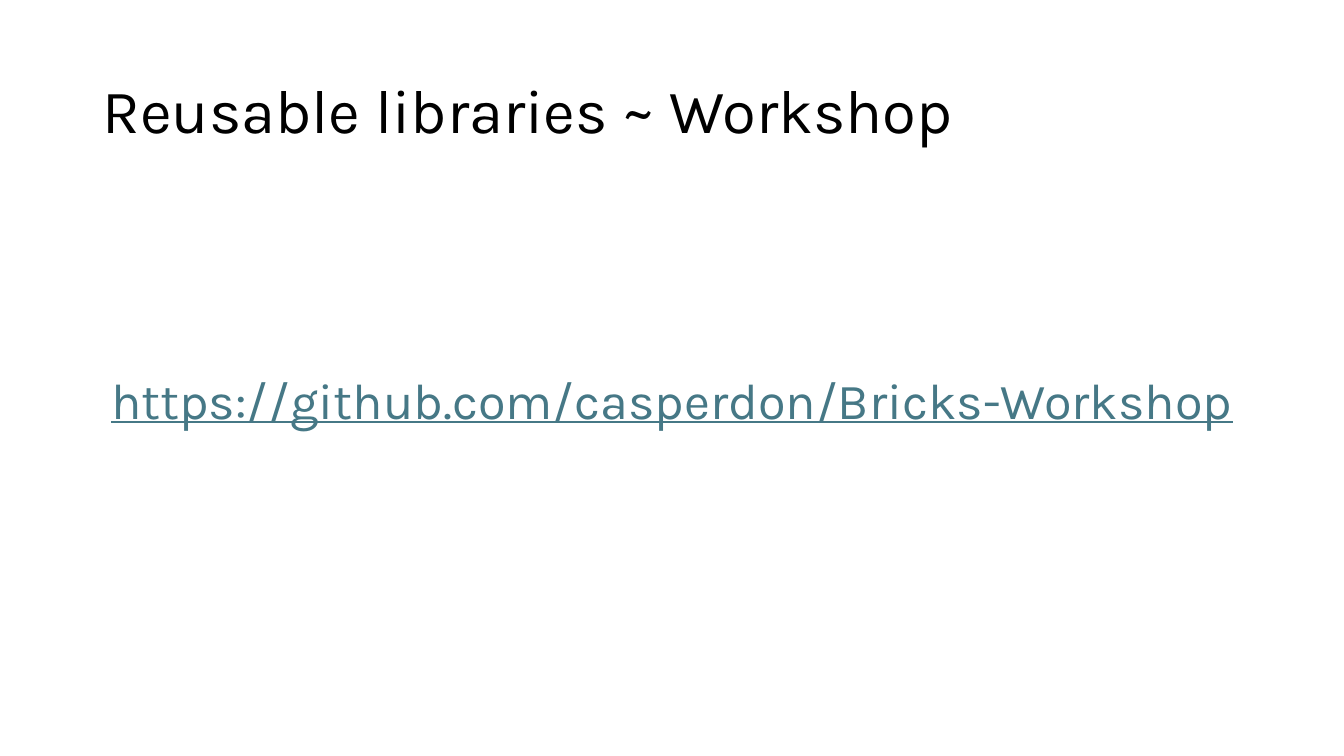
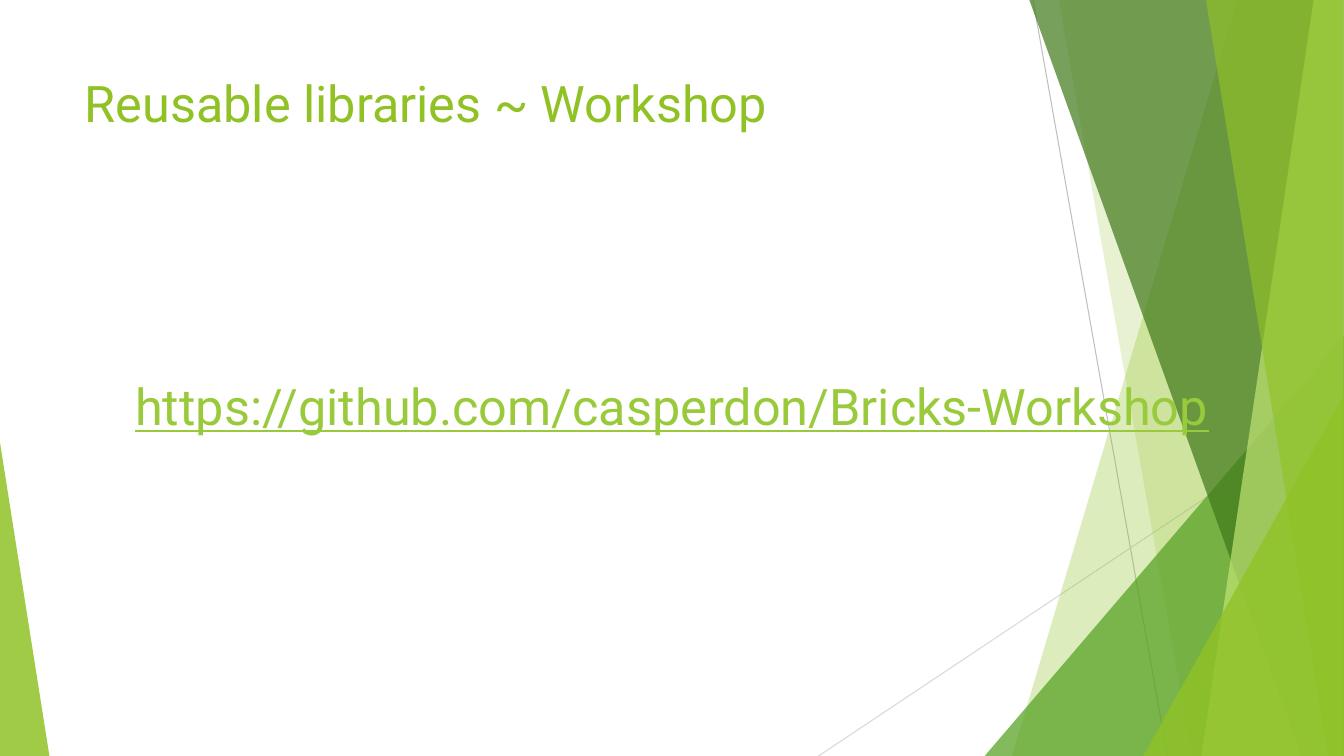
Before and after one commit to casperdon/Bricks-Workshop, a slide deck: slide 5 of workshop.pptx. Drawn at 1344x756 pixels with LibreOffice and Linux fonts; fonts in the diff are those of the drawing. Boxes give left, top, right and bottom in pixels: in the first picture for what was removed or moved away, otherwise in the second. Text is boxed around its words. In the diff, an @@ line names an element or a change of style, - is before the commit and + after.

```diff
--- a/workshop.pptx
+++ b/workshop.pptx
@@ title "Reusable libraries ~ Workshop": place and size @@
-title "Reusable libraries ~ Workshop" at (102,90,952,148)
+title "Reusable libraries ~ Workshop" at (85,84,767,133)
@@ title "Reusable libraries ~ Workshop" at (85,84,767,133): size 44 to 36 pt, font Karla to Roboto, text colour #000000 to #90C226; line spacing 0.9 to 1; vertical alignment middle to top @@
@@ text "https://github.com/casperdon/Bricks-Workshop" at (135,379,1208,437): font Karla to Roboto, text colour #467886 to #99CA3C; line spacing 0.9 to 1 @@
@@ group added at (0,0,1344,756): 5 freeform shapes, 3 triangles, 2 lines @@
```
Also in this commit, not shown: 4 other slides changed.
